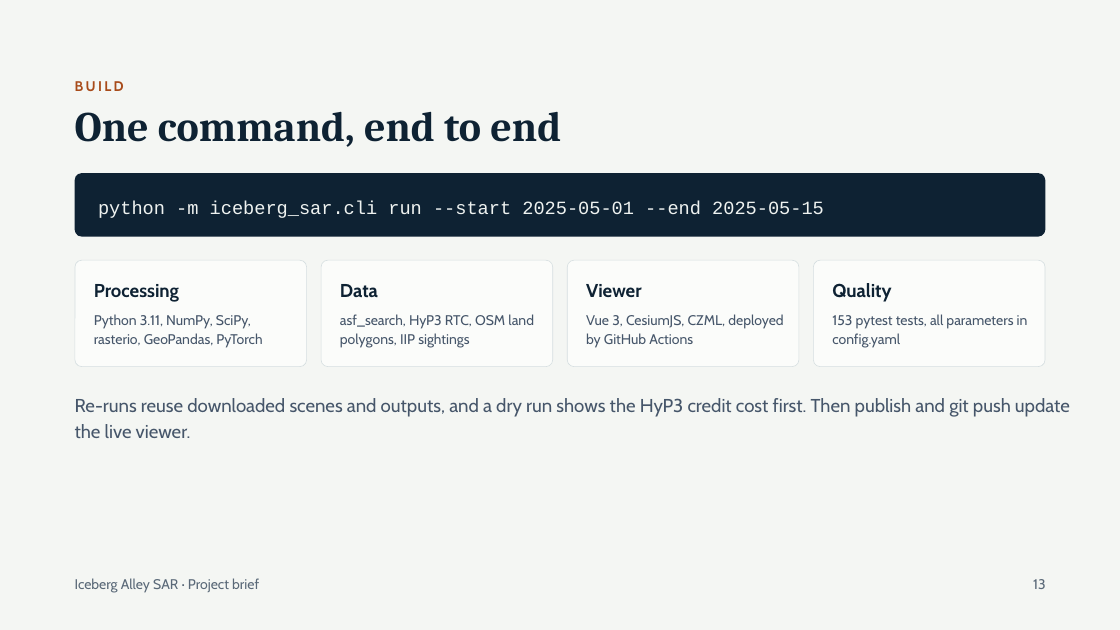
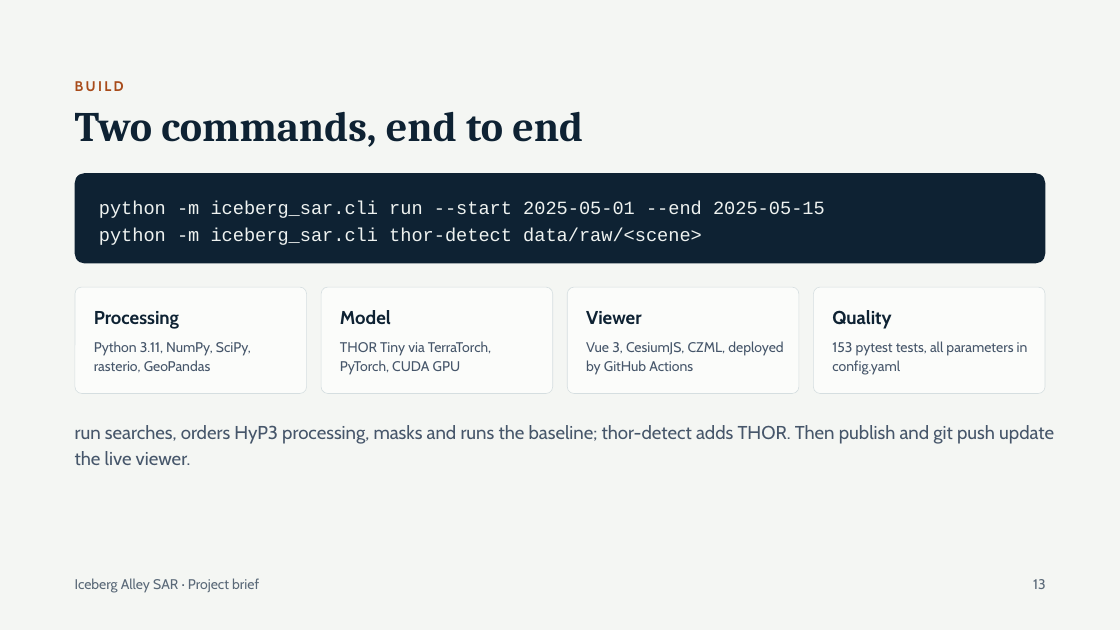
Before and after one commit to natali-kovalski/iceberg-alley-sar, a slide deck: slide 13 of docs/presentation/Iceberg Alley SAR — Project Brief v2.pptx. Drawn at 1120x630 pixels with LibreOffice and Linux fonts; fonts in the diff are those of the drawing. Boxes give left, top, right and bottom in pixels: in the first picture for what was removed or moved away, otherwise in the second. Text is boxed around its words. In the diff, an @@ line names an element or a change of style, - is before the commit and + after.

```diff
--- a/docs/presentation/Iceberg Alley SAR — Project Brief v2.pptx
+++ b/docs/presentation/Iceberg Alley SAR — Project Brief v2.pptx
@@ title at (75,111,583,147): text changed @@
-One command, end to end
+Two commands, end to end
@@ rounded rectangle "python -m iceberg_sar.cli run --start ...": place and size @@
-rounded rectangle "python -m iceberg_sar.cli run --start ..." at (75,173,1046,237)
+rounded rectangle "python -m iceberg_sar.cli run --start ..." at (75,173,1046,264)
@@ text in rounded rectangle at (99,228,702,245): paragraph added @@
+python -m iceberg_sar.cli thor-detect data/raw/<scene>
@@ 5 texts, 4 rounded rectangles: place and size @@
-5 texts, 4 rounded rectangles at (75,260,1045,367)
+5 texts, 4 rounded rectangles at (75,287,1045,394)
@@ text at (340,310,391,325): text changed @@
-Data
+Model
@@ text at (94,341,251,372): text changed @@
-Python 3.11, NumPy, SciPy, rasterio, GeoPandas, PyTorch
+Python 3.11, NumPy, SciPy, rasterio, GeoPandas
@@ text at (340,341,491,375): text changed @@
-asf_search, HyP3 RTC, OSM land polygons, IIP sightings
+THOR Tiny via TerraTorch, PyTorch, CUDA GPU
@@ text at (75,425,1054,465): text changed @@
-Re-runs reuse downloaded scenes and outputs, and a dry run shows the HyP3 credit cost first. Then publish and git push update the live viewer.
+run searches, orders HyP3 processing, masks and runs the baseline; thor-detect adds THOR. Then publish and git push update the live viewer.
```
Also in this commit, not shown: 12 other slides changed, 1 slide added, 1 slide removed, 10 other files.
